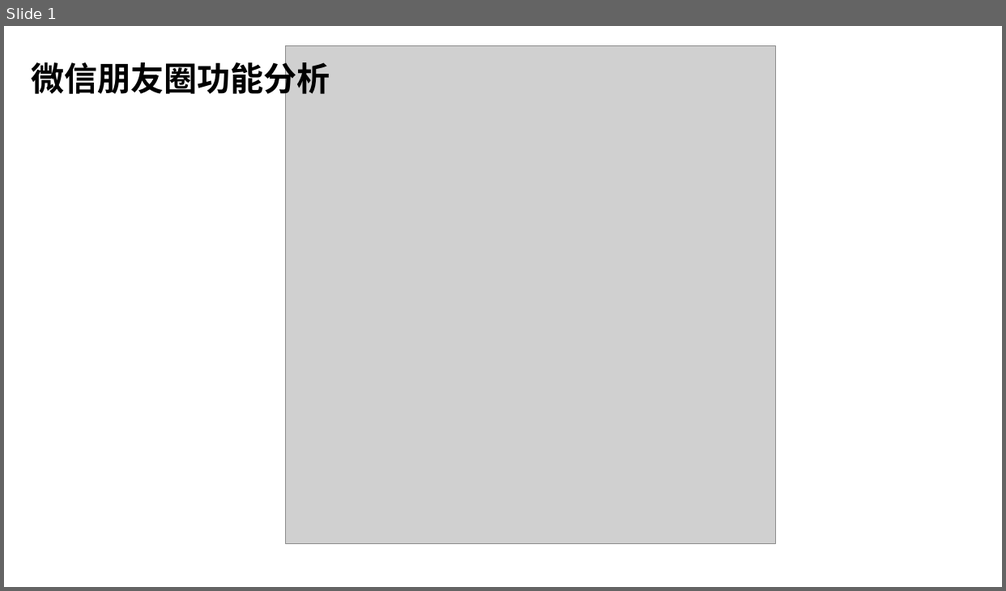
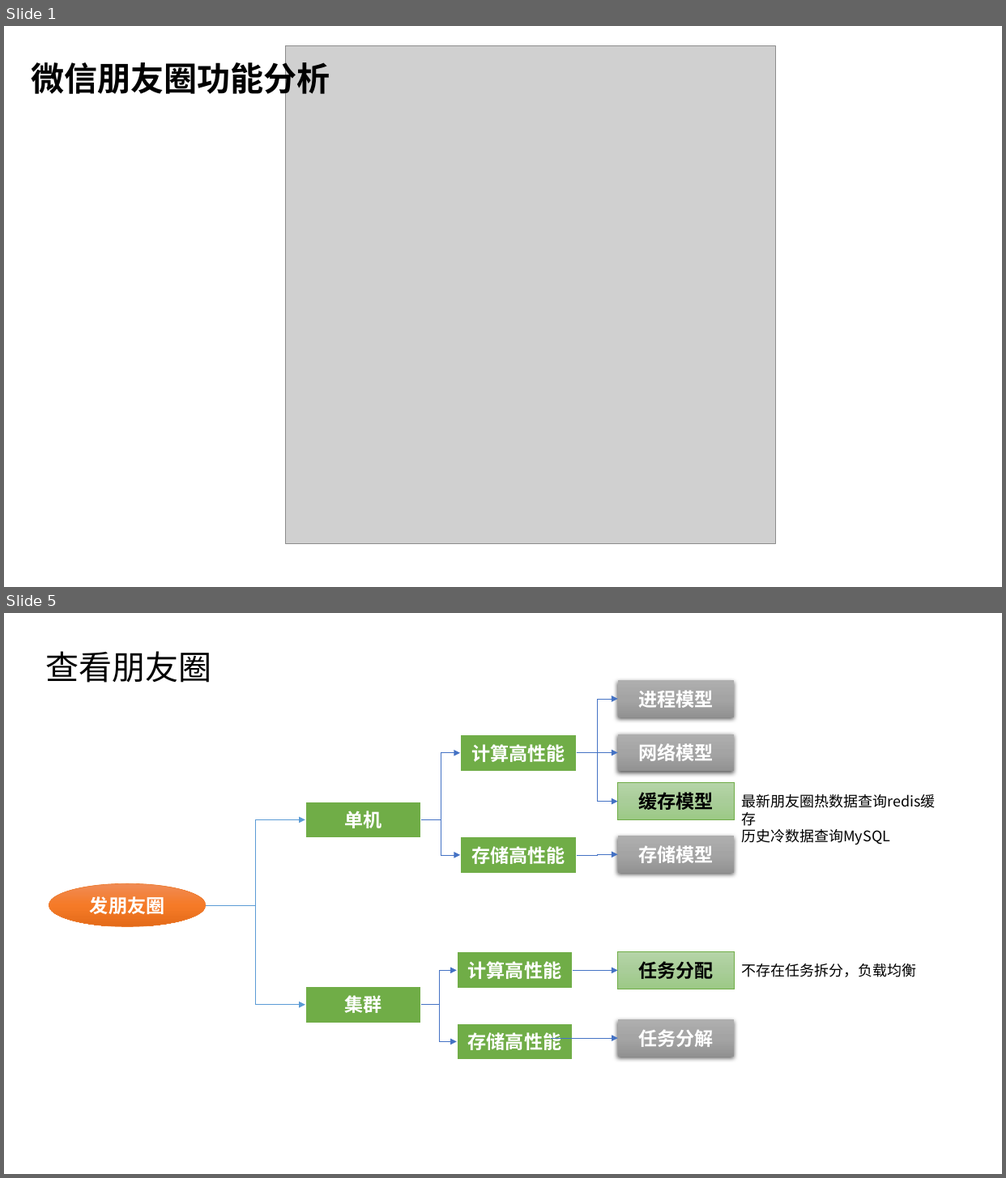
Before and after one commit to gerrypang/rchitecture-training-camp, a slide deck: part-02/02-homework.pptx. Shown one above the other, each under a label of ours: slide 1 before the commit, slides 1 and 5 after it; the slides between them are not shown. The pictures are 1006x591 and 1006x1178 pixels, drawn with LibreOffice and Linux fonts; fonts in the diff are those of the drawing; grey boxes stand for pictures. Boxes give left, top, right and bottom in pixels: in the first picture for what was removed or moved away, otherwise in the second. Text is boxed around its words. In the diff, an @@ line names an element or a change of style, - is before the commit and + after.

```diff
--- a/part-02/02-homework.pptx
+++ b/part-02/02-homework.pptx
@@ slide 5 added at [4, 613, 1002, 1174], background #FFFFFF @@
@@ title added at [46, 651, 212, 683], 32 pt, text #000000 @@
+查看朋友圈
@@ rectangle added at [618, 680, 734, 717], fill gradient #AFAFAF to #A5A5A5 to #939393, 18 pt, text #FFFFFF, bold @@
+进程模型
@@ elbow arrow added from (577, 753) to (618, 699), #4472C4 0.5 pt @@
@@ elbow arrow added from (422, 820) to (460, 753), #4472C4 0.5 pt @@
@@ rectangle added at [460, 735, 576, 771], fill #70AD47, outline #FFFFFF 1.5 pt, 18 pt, text #FFFFFF, bold @@
+计算高性能
@@ elbow arrow added from (577, 753) to (618, 753), #4472C4 0.5 pt @@
@@ elbow arrow added from (577, 753) to (618, 802), #4472C4 0.5 pt @@
@@ rectangle added at [618, 735, 734, 771], fill gradient #AFAFAF to #A5A5A5 to #939393, 18 pt, text #FFFFFF, bold @@
+网络模型
@@ rectangle added at [305, 802, 421, 838], fill #70AD47, outline #FFFFFF 1.5 pt, 18 pt, text #FFFFFF, bold @@
+单机
@@ rectangle added at [618, 783, 734, 820], fill gradient #B5D5A7 to #AACE9A to #9CC987, outline #70AD47 0.5 pt, 18 pt, text #000000, bold @@
+缓存模型
@@ text added at [741, 794, 935, 845], 14 pt, text #000000 @@
+最新朋友圈热数据查询redis缓存
+历史冷数据查询MySQL
@@ elbow arrow added from (206, 905) to (305, 820), #5B9BD5 0.5 pt @@
@@ elbow arrow added from (422, 820) to (460, 855), #4472C4 0.5 pt @@
@@ rectangle added at [460, 837, 576, 874], fill #70AD47, outline #FFFFFF 1.5 pt, 18 pt, text #FFFFFF, bold @@
+存储高性能
@@ elbow arrow added from (577, 855) to (618, 855), #4472C4 0.5 pt @@
@@ rectangle added at [618, 836, 734, 873], fill gradient #AFAFAF to #A5A5A5 to #939393, 18 pt, text #FFFFFF, bold @@
+存储模型
@@ ellipse added at [49, 884, 206, 927], fill gradient #F18C57 to #F67B28 to #E56C19, outline #ED7D31 0.5 pt, 18 pt, text #FFFFFF, bold @@
+发朋友圈
@@ elbow arrow added from (206, 905) to (305, 1005), #5B9BD5 0.5 pt @@
@@ rectangle added at [457, 952, 573, 989], fill #70AD47, outline #FFFFFF 1.5 pt, 18 pt, text #FFFFFF, bold @@
+计算高性能
@@ rectangle added at [618, 952, 734, 989], fill gradient #B5D5A7 to #AACE9A to #9CC987, outline #70AD47 0.5 pt, 18 pt, text #000000, bold @@
+任务分配
@@ elbow arrow added from (422, 1005) to (457, 971), #4472C4 0.5 pt @@
@@ elbow arrow added from (573, 971) to (618, 971), #4472C4 0.5 pt @@
@@ text added at [741, 964, 916, 977], 14 pt, text #000000 @@
+不存在任务拆分，负载均衡
@@ rectangle added at [305, 986, 421, 1023], fill #70AD47, outline #FFFFFF 1.5 pt, 18 pt, text #FFFFFF, bold @@
+集群
@@ elbow arrow added from (422, 1005) to (457, 1042), #4472C4 0.5 pt @@
@@ rectangle added at [457, 1023, 573, 1060], fill #70AD47, outline #FFFFFF 1.5 pt, 18 pt, text #FFFFFF, bold @@
+存储高性能
@@ rectangle added at [618, 1020, 734, 1057], fill gradient #AFAFAF to #A5A5A5 to #939393, 18 pt, text #FFFFFF, bold @@
+任务分解
@@ elbow arrow added from (552, 1038) to (618, 1038), #4472C4 0.5 pt @@
```
Also in this commit, not shown: 1 slide changed, 4 other slides added.
